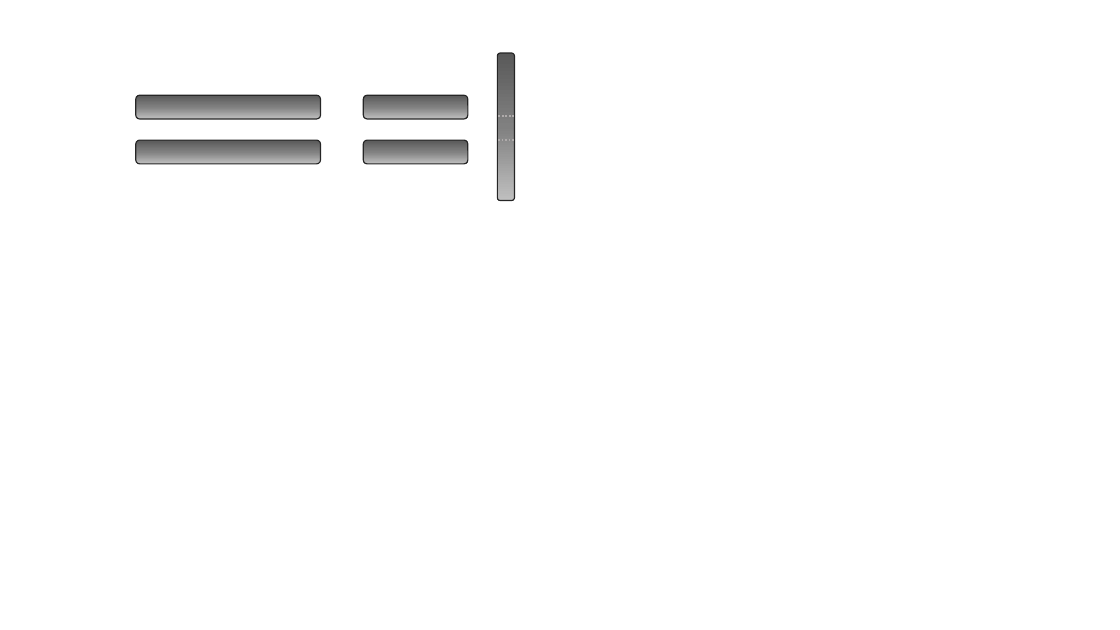
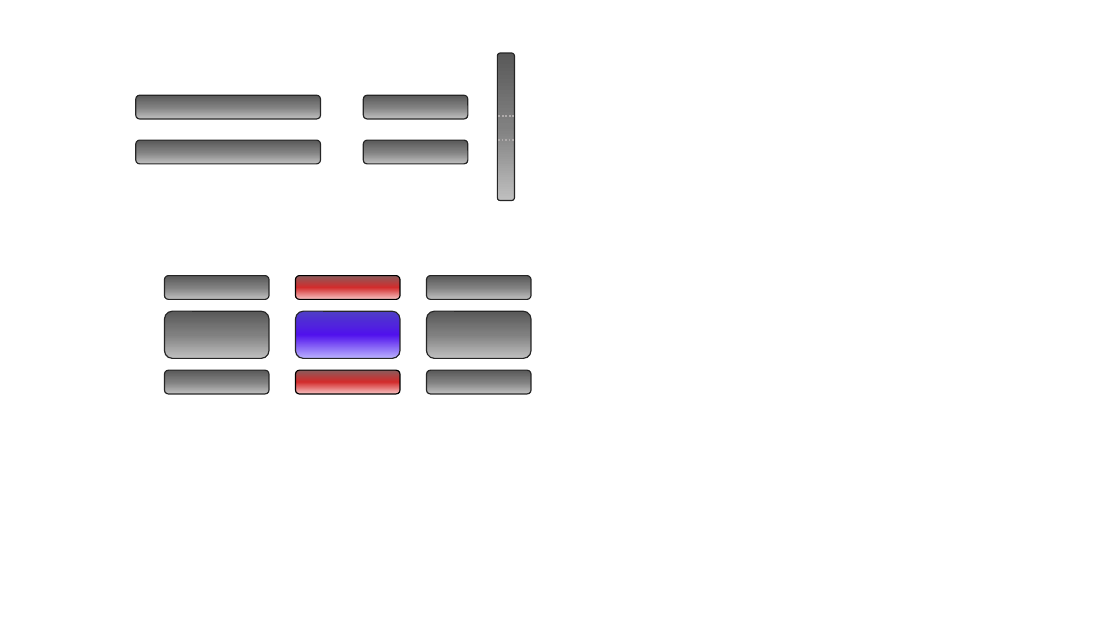
Before and after one commit to MattBrantley/DataStation, a slide deck: slide 1 of User Components/img/Example Graphics.pptx. Drawn at 1120x630 pixels with LibreOffice and Linux fonts; fonts in the diff are those of the drawing. Boxes give left, top, right and bottom in pixels: in the first picture for what was removed or moved away, otherwise in the second. Text is boxed around its words. In the diff, an @@ line names an element or a change of style, - is before the commit and + after.

```diff
--- a/User Components/img/Example Graphics.pptx
+++ b/User Components/img/Example Graphics.pptx
@@ rounded rectangle added at (165, 276, 269, 299), fill gradient #595959 to #808080 to #BFBFBF, outline #262626 1 pt @@
@@ rounded rectangle added at (296, 276, 400, 299), fill gradient #8B5B5B to #D22C2C to #F7BFBF, outline #000000 1 pt @@
@@ rounded rectangle added at (427, 276, 531, 299), fill gradient #595959 to #808080 to #BFBFBF, outline #262626 1 pt @@
@@ rounded rectangle added at (165, 311, 269, 358), fill gradient #595959 to #808080 to #BFBFBF, outline #262626 1 pt @@
@@ rounded rectangle added at (296, 311, 400, 358), fill gradient #4F3FC5 to #5011ED to #B9B0FE, outline #262626 1 pt @@
@@ rounded rectangle added at (427, 311, 531, 358), fill gradient #595959 to #808080 to #BFBFBF, outline #262626 1 pt @@
@@ rounded rectangle added at (165, 371, 269, 394), fill gradient #595959 to #808080 to #BFBFBF, outline #262626 1 pt @@
@@ rounded rectangle added at (296, 371, 400, 394), fill gradient #8B5B5B to #D22C2C to #F7BFBF, outline #000000 1 pt @@
@@ rounded rectangle added at (427, 371, 531, 394), fill gradient #595959 to #808080 to #BFBFBF, outline #262626 1 pt @@
```
Also in this commit, not shown: 44 other files.
